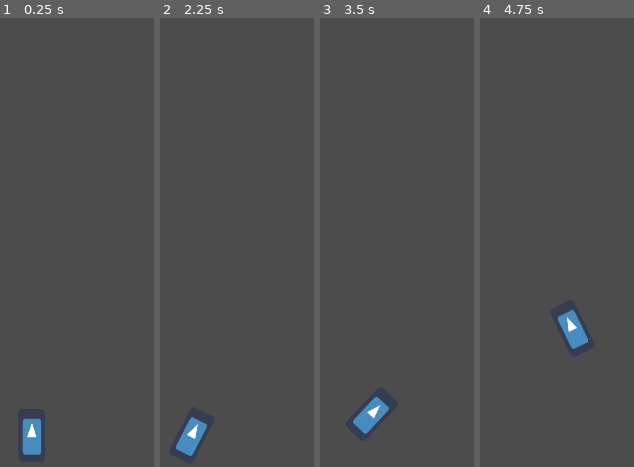
Above: before the commit, frames 1-4 (left to right).
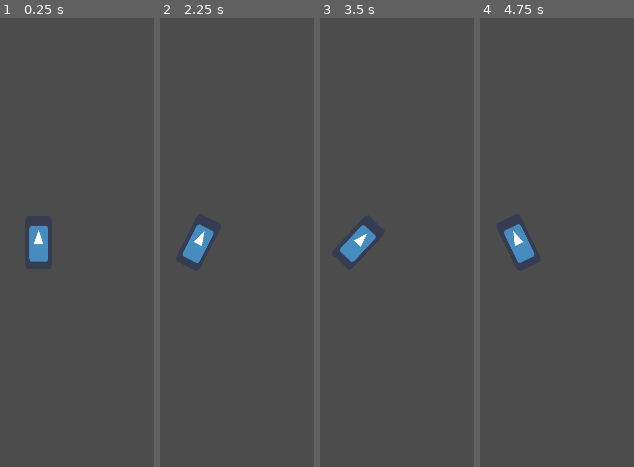
Above: after the commit, the same moments.

Repository: murdoch-development/dark-road
Game: Godot game, scene res://CarTest.tscn
The game is run twice, just before and just after one commit, with the same random seed, the same clock (stepped at 60 frames per second) and the same inputs. The project has no main scene, so this scene is started directly. The engine's default icon, where the game draws it, is replaced by a stand-in: a white triangle on a blue panel in a dark square.
Inputs:
- Up to frame 1 (0.25 s): no input
- Up to frame 2 (2.25 s): tap Enter at 0.5, 2 s; hold Right (ui_right) 0.53-1.28 s; tap Shift at 0.6, 1.35, 2.1 s; tap Space at 0.77, 1.25, 1.52 s; hold Down (ui_down) 1.28-2.03 s; hold Right (ui_right) from 2.03 s (still down)
- Up to frame 3 (3.5 s): release Right (ui_right) at 2.78 s; hold Up (ui_up) from 2.78 s (still down); tap Shift at 2.85 s; tap Space at 3.02 s
- Up to frame 4 (4.75 s): release Up (ui_up) at 3.53 s; hold Left (ui_left) from 3.53 s (still down); tap Shift at 3.6, 4.35 s; tap Space at 3.77, 4.52 s

The runs differ from the first frame. In frame 1, 2.0% of the frame differs, in the area x 14-32%, y 46-98%; in frame 2, 2.0%, in the area x 10-36%, y 45-98%; in frame 3, 2.0%; in frame 4, 2.0%.

Commit message:
added camera

Diff:
--- a/CarTest.tscn
+++ b/CarTest.tscn
@@ -6,4 +6,8 @@
 position = Vector2( 0, -7 )
 
 [node name="Car" parent="." instance=ExtResource( 1 )]
-position = Vector2( 943.814, 1011.2 )
+
+[node name="Camera2D" type="Camera2D" parent="Car"]
+current = true
+
+[node name="Sprite" type="Sprite" parent="."]
